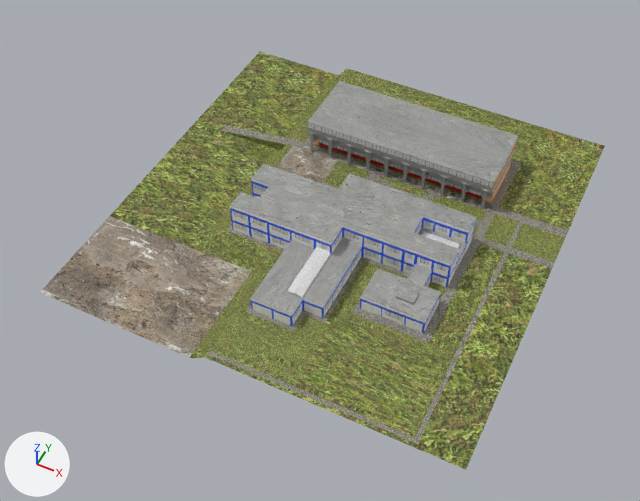
A saved change to the OBJ model MAC420_ComputacaoGrafica/EP2/Models/IME.obj.
The view is the same before and after, from a camera (50 mm lens) standing at (17.3, -41.8, 43.4) and looking at (-0.7, -5.8, -1.6). The lights are fixed; the arrows at lower left show +X, +Y and +Z. Where no turn or scale is listed for an object, it has been applied to the vertices. Vertices at the same position are counted once.

Script lines for the objects in view, before the commit:
```python
me_ime = bpy.data.meshes.new('IME')
me_ime.from_pydata(...)  # 6402 vertices, 8893 faces; spans x -15.0..14.0, y -17.5..11.6, z -1.1..2.4
me_ime.materials.append(mat_material_002)  # light grey #d1d1d1
me_ime.materials.append(mat_whiteconcretemat_whiteconcrete_tga)  # picture img_whiteconcrete_tga
me_ime.materials.append(mat_blueconcretemat_blueconcrete_tga)  # picture img_blueconcrete_tga
me_ime.materials.append(mat_concretemat_concrete_tga)  # picture img_concrete_tga
me_ime.materials.append(mat_concretemat)  # picture img_concrete_tga
me_ime.materials.append(mat_windowmat_001_window_tga)  # picture img_window_tga
me_ime.materials.append(mat_material_001_concrete_tga)  # picture img_concrete_tga
me_ime.materials.append(mat_material_001)  # light grey #d1d1d1
me_ime.materials.append(mat_windowmat_window_tga)  # picture img_window_tga
me_ime.materials.append(mat_redwall_redconcrete_tga)  # picture img_redconcrete_tga
me_ime.materials.append(mat_concretewall_concrete_tga)  # picture img_concrete_tga
me_ime.materials.append(mat_beigewall_beigeconcrete_tga)  # picture img_beigeconcrete_tga
me_ime.materials.append(mat_material_concrete_tga)  # picture img_concrete_tga
me_ime.materials.append(mat_grassmat_grass_tga)  # picture img_grass_tga
me_ime.materials.append(mat_concretepathmat_concretepath_tga)  # picture img_concretepath_tga
me_ime.materials.append(mat_parkingmat_concreteparking_tga)  # picture img_concreteparking_tga
ob_ime = bpy.data.objects.new('IME', me_ime)
ob_ime.location = (0.0, 0.0, 0.0)
```
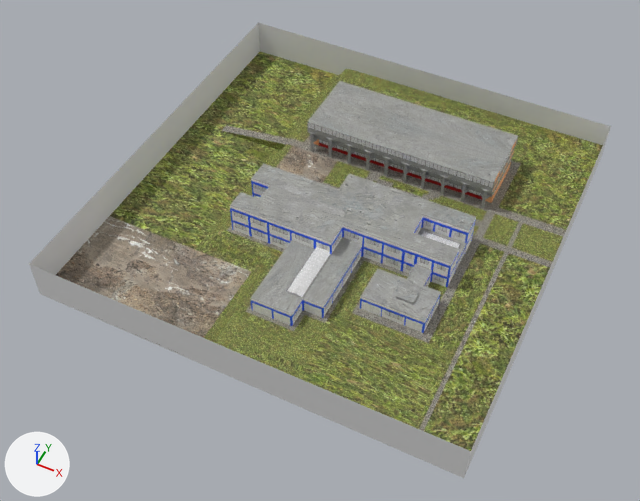
Changed parts and their boxes [x1, y1, x2, y2] in the pictures (640 x 501 px):
'IME', reshaped (9% taller)
    before: [40, 51, 605, 470]
    after: [29, 23, 611, 478]
part 1 of me_ime, cut back
    both: [294, 140, 494, 212]
part 2 of me_ime, added
    after: [29, 23, 611, 478]
part 3 of me_ime, surface changed
    both: [277, 144, 495, 235]
part 4 of me_ime, recoloured
    both: [315, 144, 487, 203]

Edits to the bpy script that builds the scene:
```text
Add mat_parkingmat_concretepath_tga:
    mat_parkingmat_concretepath_tga = principled_material('ParkingMat_concretePath.tga')
    mat_parkingmat_concretepath_tga.texture = img_concretepath_tga
    mat_parkingmat_concretepath_tga.roughness = 0.69
Add mat_material:
    mat_material = principled_material('Material')
    mat_material.base_color = (0.8, 0.8, 0.8)  # white #e7e7e7
    mat_material.roughness = 1.0
Change me_ime:
    used by ob_ime; location = (0.0, 0.0, 0.0)
    verts and faces of me_ime; kept vertices keep their numbers, new ones are numbered from 6402
    remove me_ime.from_pydata(...)  # 6402 vertices, 8893 faces; spans x -15.0..14.0, y -17.5..11.6, z -1.1..2.4
    add me_ime.from_pydata(...)  # 6352 vertices, 8784 faces; spans x -15.0..14.0, y -17.5..11.6, z -1.3..2.4
    me_ime part 1
    59 vertices are removed from x -5.4..8.0, y -0.2..2.1, z -0.1
    293 faces are deleted
    1 vertex is added at (-5.8, 2.1, -0.1)
    1 new face joins them, mat_material_001_concrete_tga (picture img_concrete_tga)
    120 new faces join them, mat_material_concrete_tga (picture img_concrete_tga)
    3 new faces join them, mat_grassmat_grass_tga (picture img_grass_tga)
    50 new faces join them, mat_concretepathmat_concretepath_tga (picture img_concretepath_tga)
    1 new face joins them, mat_parkingmat_concreteparking_tga (picture img_concreteparking_tga)
    4 new faces join them, mat_parkingmat_concretepath_tga (picture img_concretepath_tga)
    me_ime part 2
    add verts[6402] = (-15.0, -17.5, -1.3)  # pixel (40, 294)
    add verts[6403] = (-15.0, 11.6, -1.3)
    add verts[6404] = (-15.0, -17.5, 1.7)  # pixel (28, 263)
    add verts[6405] = (-15.0, 11.6, 1.7)  # pixel (258, 22)
    add for new, old in zip([*range(6406, 6410)], [*range(6402, 6406)]): verts[new] = verts[old] + (29.0, 0.0, 0.0)
    add faces += [(6402, 6404, 6408, 6406), (6406, 6408, 6409, 6407), (6403, 6407, 6409, 6405), (6402, 6403, 6405, 6404), (6402, 6406, 6407, 6403)]  # mat_material (white #e7e7e7)
    me_ime part 3: 269 kept faces spanning x -6.5..8.8, y -6.5..6.0, z -0.1..1.9 get new texture (UV) coordinates
    me_ime part 4: 78 faces spanning x -5.1..8.5, y 2.1..6.0, z -0.1 switch from mat_grassmat_grass_tga (picture img_grass_tga) to mat_parkingmat_concretepath_tga (picture img_concretepath_tga)
    add me_ime.materials.append(mat_material)  # white #e7e7e7
```
